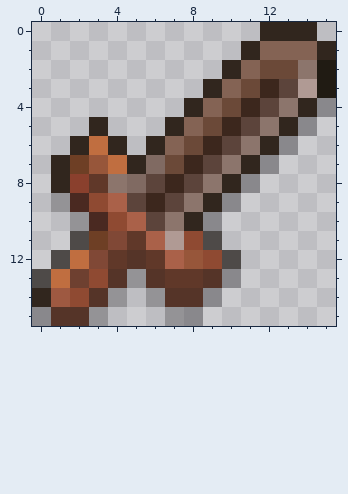
Two states of a pixel-art sprite, assets/Items/Craftables/sword_wooden.png. Above is the file before it was changed.
The file is 16x16 pixels. Colours within 5 levels of each other are drawn and written as one.
Once edited:
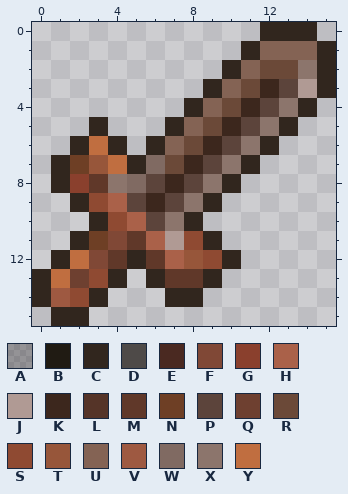
Palette (. is transparent): A #0d0a0d4c  B #201b13  C #31261e  D #4e4a48  E #4a2921  F #804836  G #8a402d  H #aa6149  J #b09a94  K #3c271d  L #553428  M #603829  N #6e3f25  P #5c443b  Q #6e4030  R #6b4938  S #8f4a32  T #97563a  U #846354  V #9e5941  W #806a62  X #8c756c  Y #c06e40
Difference:
@@ x 0..15 @@
  1 ...........CUUUC
- 2 ..........CURRXB
- 3 .........CURKPJB
- 4 ........CURKPXCA
- 5 ...C...CURKPXCA.
- 6 ..CYC.CURKPXCA..
- 7 .CNTYCWRKPXCA...
- 8 .CGMXWPKPXCA....
- 9 .AESHPKPXCA.....
-10 ..AESHPXCA......
-11 ..DNFMHJSD......
-12 .DYFMLMHTSD.....
-13 DYQSLALMMLA.....
-14 CVSLA.ALLA......
-15 ALLA...AA.......
+ 2 ..........CURRXC
+ 3 .........CURKPJC
+ 4 ........CURKPXC.
+ 5 ...C...CURKPXC..
+ 6 ..CYC.CURKPXC...
+ 7 .CNTYCWRKPXC....
+ 8 .CGMXWPKPXC.....
+ 9 ..CSHPKPXC......
+10 ...CSHPXC.......
+11 ..CNFMHJSC......
+12 .CYFMCMHTSC.....
+13 CYQSC.CMMC......
+14 CVSC...CC.......
+15 .CC.............
